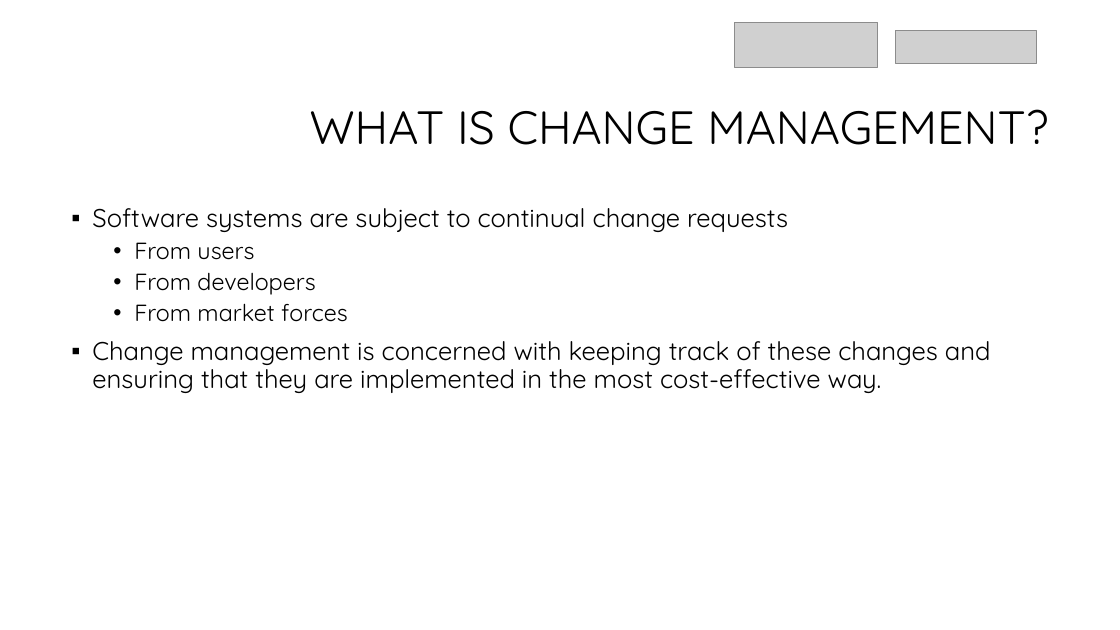
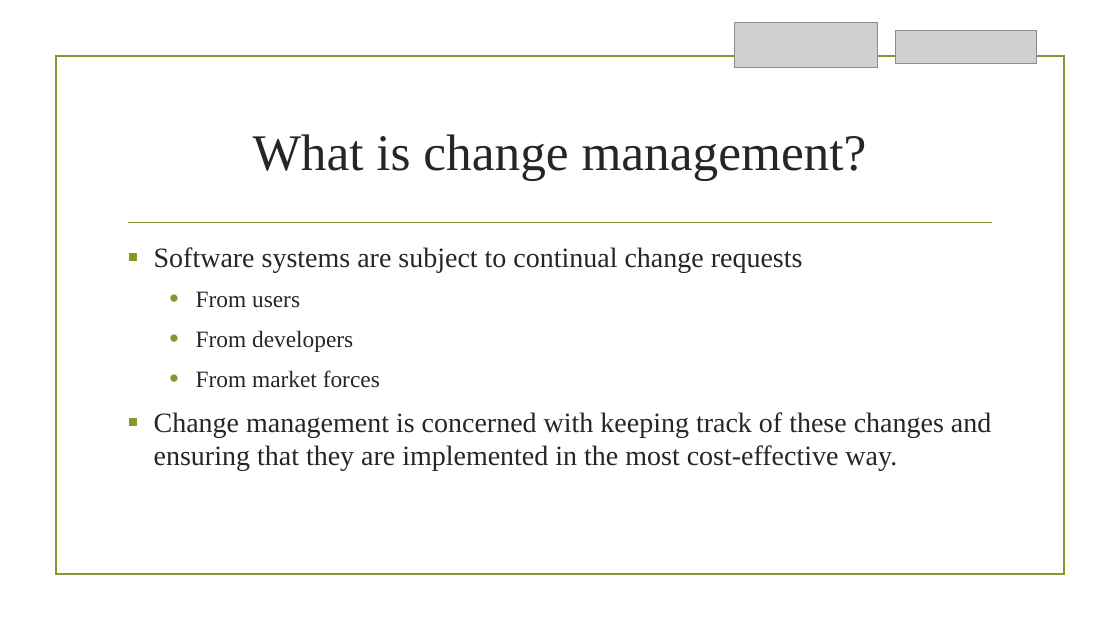
Before and after one commit to priyanka165/PPT, a slide deck: slide 2 of Change Management.pptx. Drawn at 1120x630 pixels with LibreOffice and Linux fonts; fonts in the diff are those of the drawing; grey boxes stand for pictures; background and template pictures are left out. Boxes give left, top, right and bottom in pixels: in the first picture for what was removed or moved away, otherwise in the second. Text is boxed around its words. In the diff, an @@ line names an element or a change of style, - is before the commit and + after.

```diff
--- a/Change Management.pptx
+++ b/Change Management.pptx
@@ rectangle added at <box>55,56,1064,575</box>, outline #83992A 1.25 pt @@
@@ title at <box>253,134,867,181</box>: text changed; size 40 to 44 pt; font Quicksand to Times New Roman; text colour #000000 to #262626 @@
-WHAT IS CHANGE MANAGEMENT?
+What is change management?
@@ text "Software systems are subject to ...": place and size @@
-text "Software systems are subject to ..." at <box>92,208,991,393</box>
+text "Software systems are subject to ..." at <box>154,247,991,471</box>
@@ text "Software systems are subject to ..." at <box>154,247,991,471</box>: size 22 to 24 pt in "Software systems are subject to continual change ...", "Change management is concerned with keeping track ..."; font Quicksand to Times New Roman, text colour #000000 to #262626; indent changed; line spacing 0.9 to 1; more space between paragraphs @@
@@ line added from (129, 223) to (992, 223), #83992A 1.25 pt @@
```
Also in this commit, not shown: 6 other slides changed.
